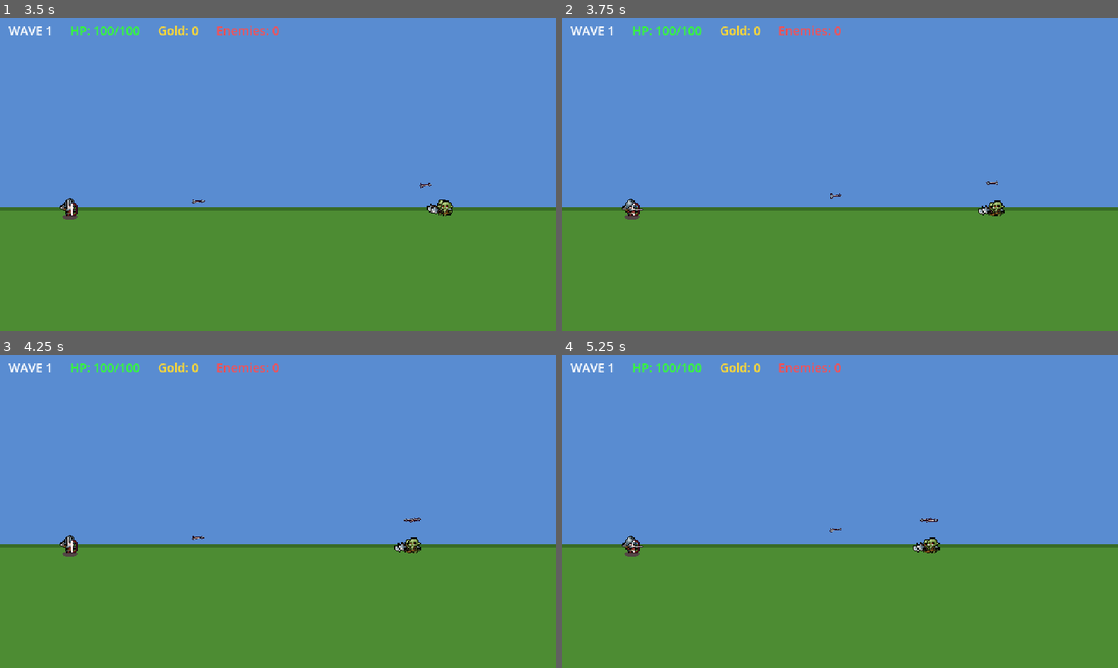
Above: before the commit, frames 1-4 (two rows, left to right).
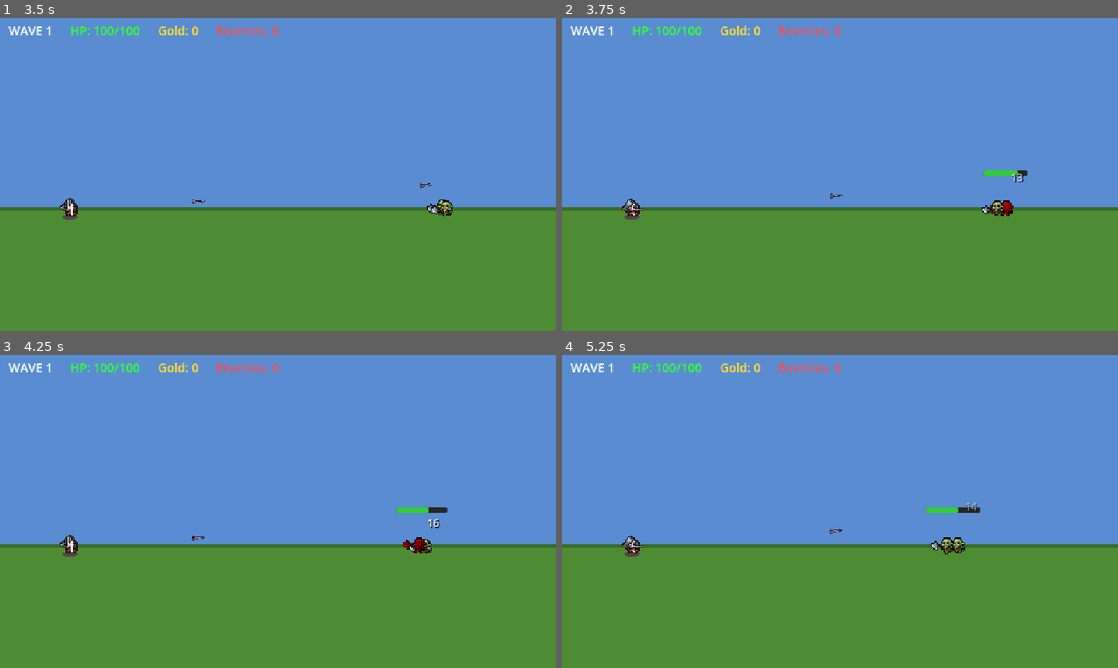
Above: after the commit, the same moments.

Repository: Amerta1090/Tiny-Arena
Game: Godot game, scene res://scenes/main_menu.tscn
Two runs of this game, one before a commit and one after it. Both use one fixed random seed, a clock stepped at 60 frames per second and the inputs below.
Inputs:
- Up to frame 1 (3.5 s): click "NEW GAME" at 0.5 s; tap Enter at 1.25 s; tap Space at 2 s
- Up to frame 2 (3.75 s): no input
- Up to frame 3 (4.25 s): no input
- Up to frame 4 (5.25 s): no input

Frame 1 is identical in both runs. In frame 2, 0.3% of the frame differs, in the area x 48-84%, y 48-64%; in frame 3, 0.5%; in frame 4, 0.6%, in the area x 48-76%, y 47-64%.

Commit message:
Fix arrow hit detection to use orc center position

Diff:
--- a/scripts/combat/arrow.gd
+++ b/scripts/combat/arrow.gd
@@ -33,7 +33,8 @@
 	var enemies: Array[Node] = get_tree().get_nodes_in_group("enemies")
 	for enemy_node in enemies:
 		if enemy_node is Unit and not enemy_node.is_dead and enemy_node not in hits:
-			var dist: float = global_position.distance_to(enemy_node.global_position)
+			var enemy_center: Vector2 = enemy_node.global_position + Vector2(0, -50)
+			var dist: float = global_position.distance_to(enemy_center)
 			if dist < 20.0:
 				hits.append(enemy_node)
 				enemy_node.take_damage(damage)
